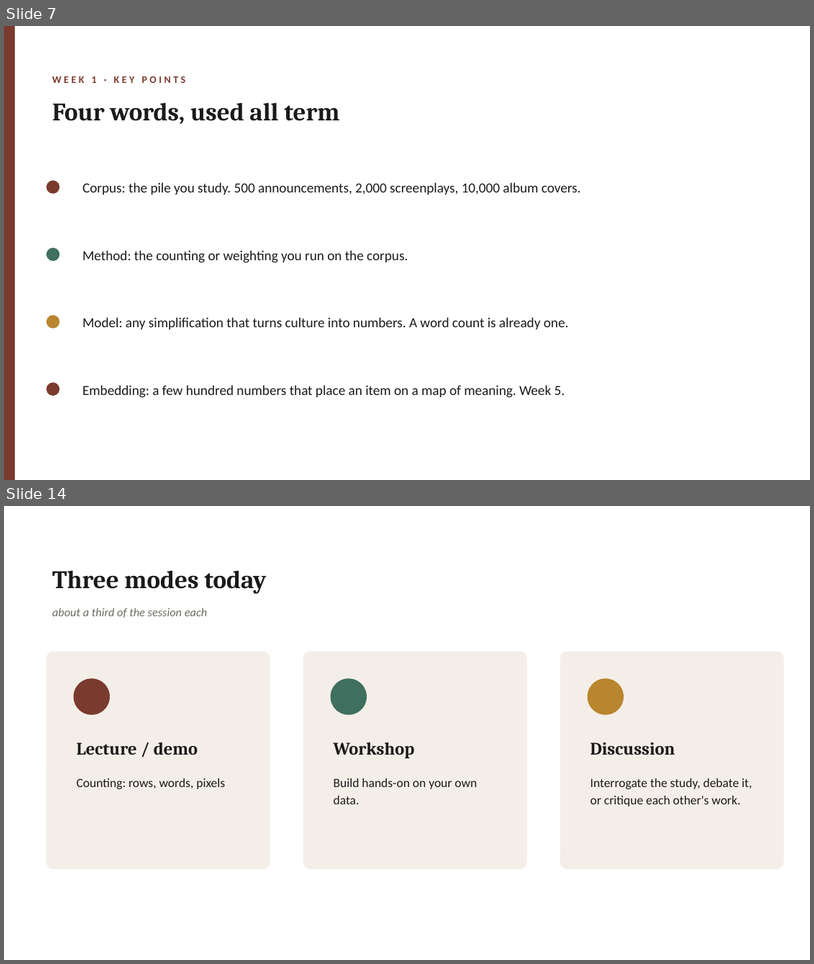
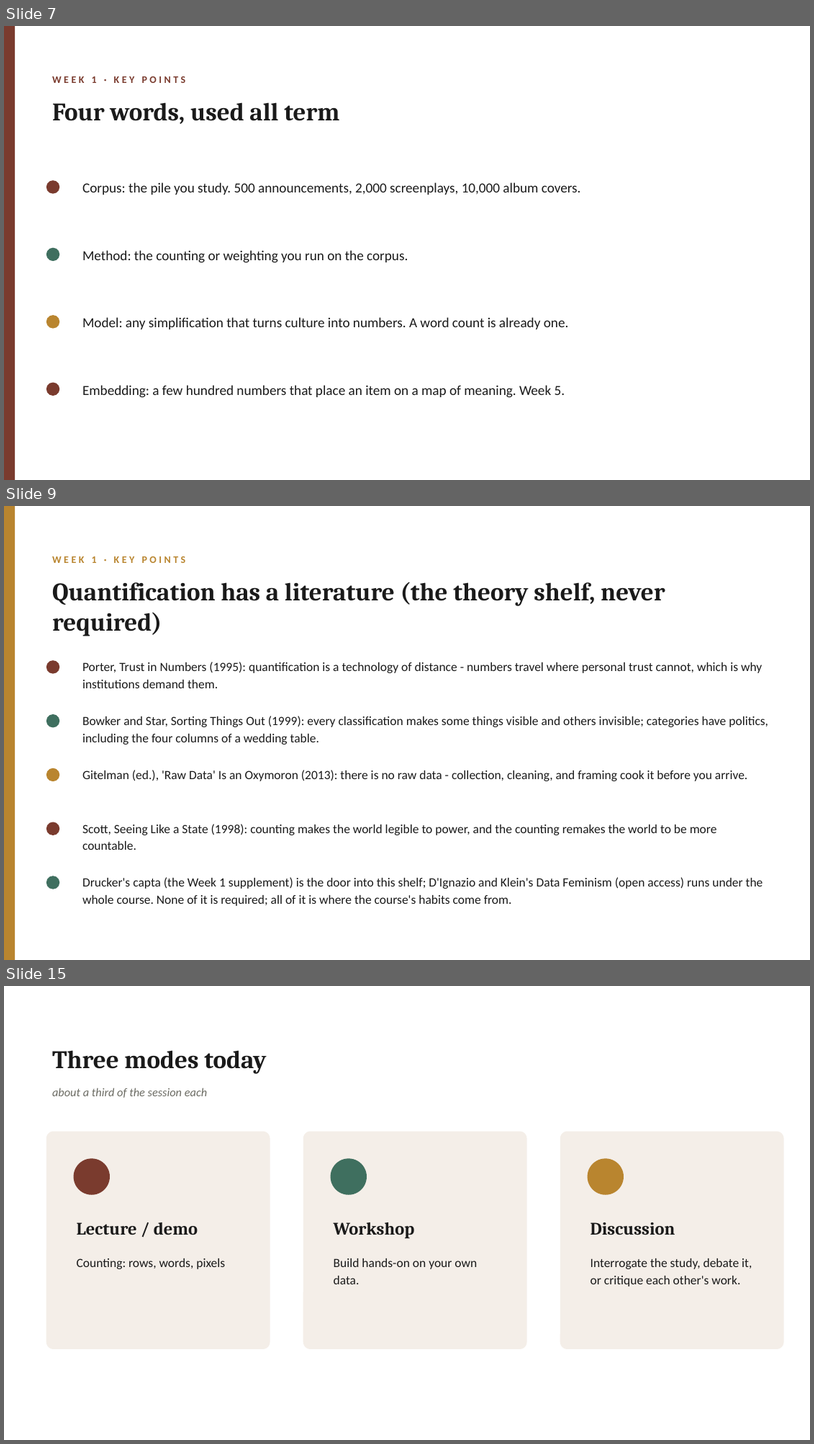
Before and after one commit to lucianli123/culture-as-data-2026, a slide deck: slides/pptx/week-01.pptx. Shown one above the other, each under a label of ours: slides 7 and 14 before the commit, slides 7, 9 and 15 after it; the slides between them are not shown. The pictures are 814x964 and 814x1444 pixels, drawn with LibreOffice and Linux fonts; fonts in the diff are those of the drawing. Boxes give left, top, right and bottom in pixels: in the first picture for what was removed or moved away, otherwise in the second. Text is boxed around its words. In the diff, an @@ line names an element or a change of style, - is before the commit and + after.

Commit message:
Week 1 words pivot to Shakespeare's sonnets; quantification theory shelf on the deck
The word corpus is now the 154 sonnets (Gutenberg #1041, snapshotted with
derived counts): a two-stage stop-word lesson (a modern list leaves thy and
thou on top; a list that fits the corpus surfaces love 195 times, then
beauty and time), a SONNET_WORD dial across the sequence (black spikes at
the dark-lady sonnets), and the maximal bag-of-words loss as centerpiece -
Sonnet 130's bag is a catalogue of praise the poem negates line by line:
the count reads a love poem, Shakespeare wrote a satire of them. The
headlines section retires; its derived file is replaced by sonnet counts.

The deck gains 'Quantification has a literature (the theory shelf, never
required)': Porter's technology of distance, Bowker and Star's categories-
have-politics, Gitelman's no-raw-data, Scott's legibility, with Drucker as
the door and Data Feminism as the undercurrent. The what-is-data slide
points to it; the bag-loss and three-shapes slides carry the sonnet
material; lesson plan and syllabus rows updated.

```diff
--- a/slides/pptx/week-01.pptx
+++ b/slides/pptx/week-01.pptx
@@ slide 9 added at (x1=4, y1=506, x2=810, y2=960), background #FFFFFF @@
@@ rectangle added at (x1=4, y1=506, x2=15, y2=960), fill #B9852F @@
@@ text added at (x1=52, y1=556, x2=186, y2=563), 12 pt, text #B9852F, bold @@
+WEEK 1 · KEY POINTS
@@ text added at (x1=52, y1=582, x2=665, y2=636), 30 pt, text #1A1A1A, bold @@
+Quantification has a literature (the theory shelf, never required)
@@ ellipse added at (x1=46, y1=660, x2=59, y2=674), fill #7A3B2E @@
@@ text added at (x1=82, y1=662, x2=762, y2=688), 15 pt, text #1A1A1A @@
+Porter, Trust in Numbers (1995): quantification is a technology of distance - numbers travel where personal trust cannot, which is why institutions demand them.
@@ ellipse added at (x1=46, y1=714, x2=59, y2=728), fill #3F6F5F @@
@@ text added at (x1=82, y1=716, x2=769, y2=744), 15 pt, text #1A1A1A @@
+Bowker and Star, Sorting Things Out (1999): every classification makes some things visible and others invisible; categories have politics, including the four columns of a wedding table.
@@ ellipse added at (x1=46, y1=768, x2=59, y2=781), fill #B9852F @@
@@ text added at (x1=82, y1=770, x2=748, y2=781), 15 pt, text #1A1A1A @@
+Gitelman (ed.), 'Raw Data' Is an Oxymoron (2013): there is no raw data - collection, cleaning, and framing cook it before you arrive.
@@ ellipse added at (x1=46, y1=822, x2=59, y2=835), fill #7A3B2E @@
@@ text added at (x1=82, y1=824, x2=718, y2=849), 15 pt, text #1A1A1A @@
+Scott, Seeing Like a State (1998): counting makes the world legible to power, and the counting remakes the world to be more countable.
@@ ellipse added at (x1=46, y1=875, x2=59, y2=889), fill #3F6F5F @@
@@ text added at (x1=82, y1=877, x2=764, y2=906), 15 pt, text #1A1A1A @@
+Drucker's capta (the Week 1 supplement) is the door into this shelf; D'Ignazio and Klein's Data Feminism (open access) runs under the whole course. None of it is required; all of it is where the course's habits come from.
@@ what was slide 14 is now slide 15 @@
```
Also in this commit, not shown: 7 slides changed, 20 other files.
